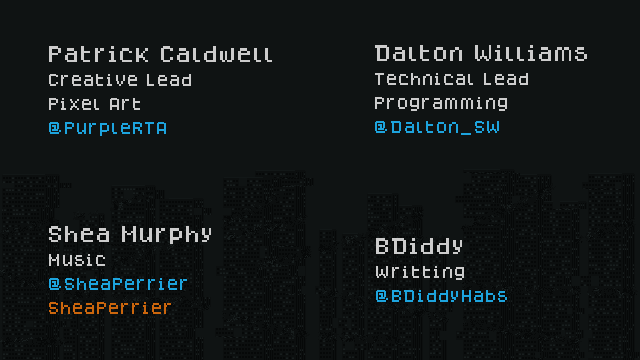
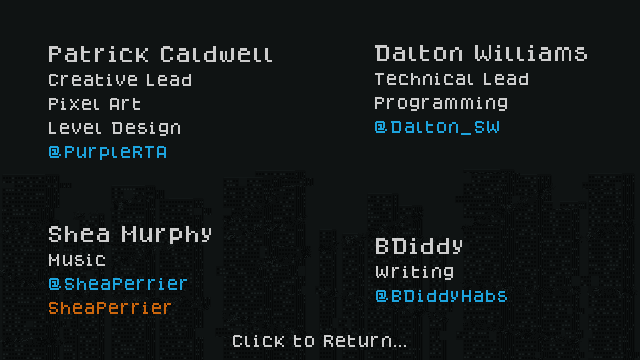
Layer changes from the first w=640, h=360 image to the second:
added layer "Click to Return..." above "Dalton" over <box>233,335,406,347</box>
painted on "Brandon" over <box>423,266,464,280</box>
painted on "Patrick" over <box>49,122,180,160</box>
